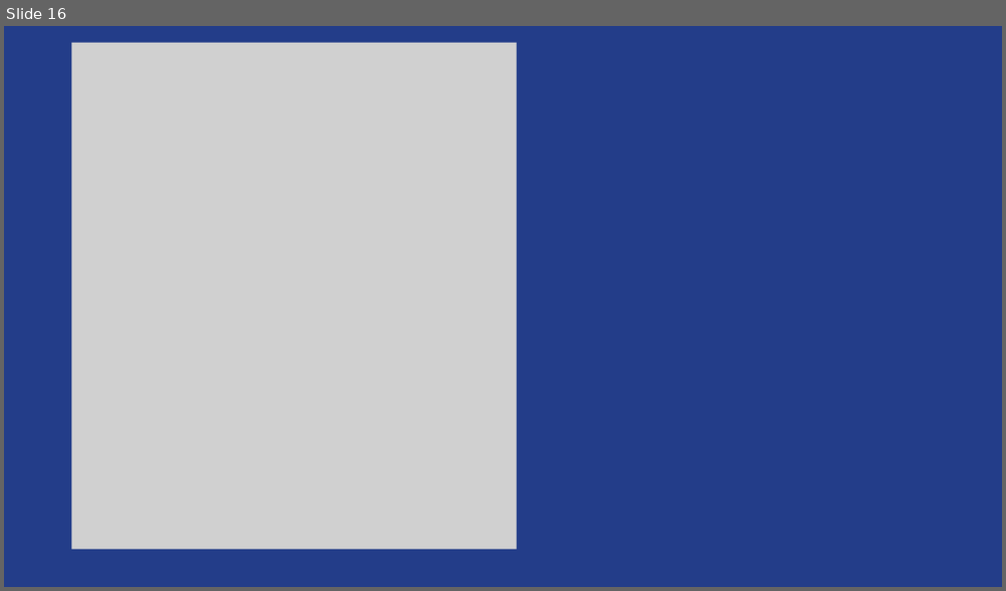
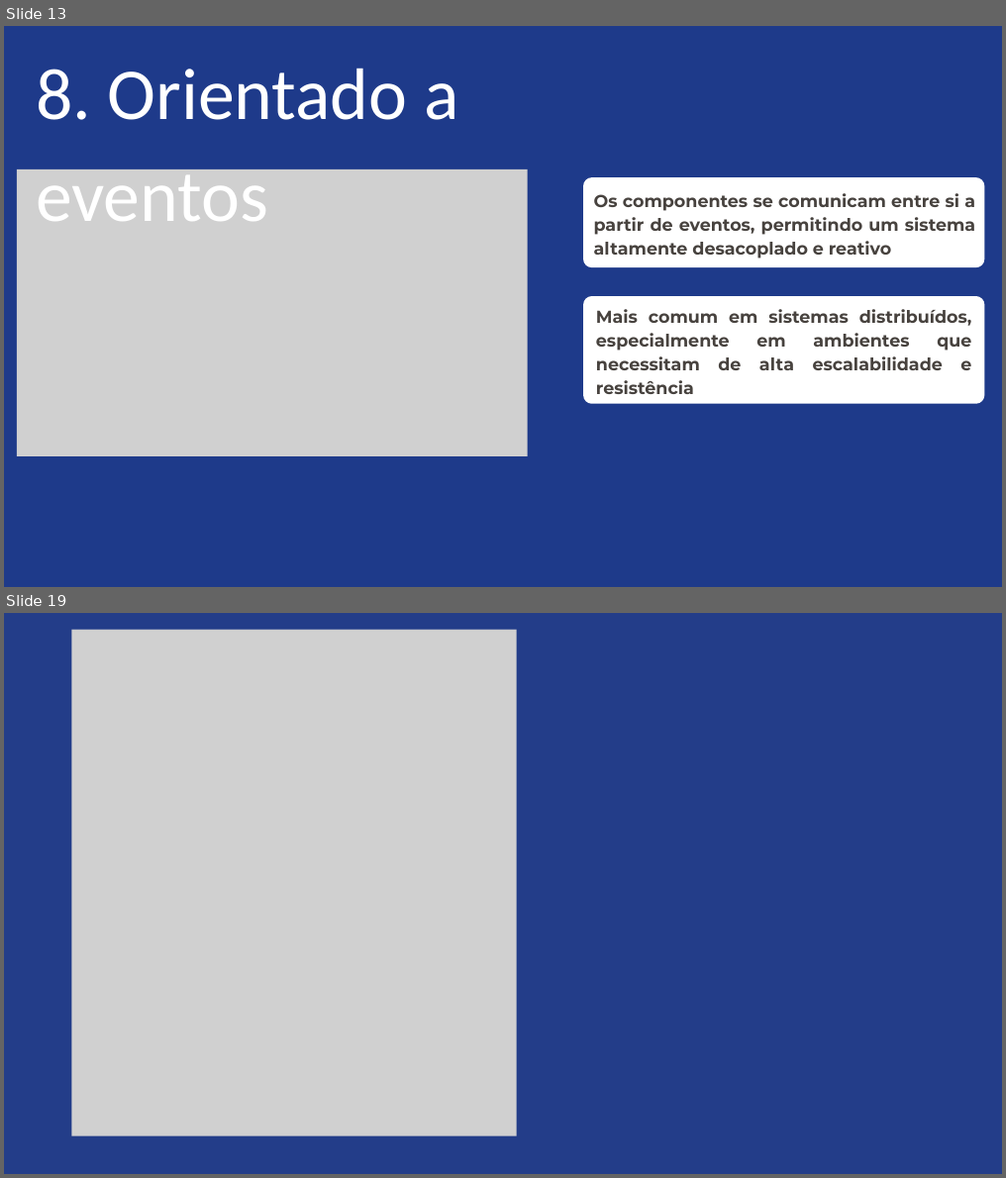
Before and after one commit to Liche008/Eng-Soft2-Grupo2, a slide deck: Apresentacao.pptx. Shown one above the other, each under a label of ours: slide 16 before the commit, slides 13 and 19 after it; the slides between them are not shown. The pictures are 1006x591 and 1006x1178 pixels, drawn with LibreOffice and Linux fonts; fonts in the diff are those of the drawing; grey boxes stand for pictures. Boxes give left, top, right and bottom in pixels: in the first picture for what was removed or moved away, otherwise in the second. Text is boxed around its words. In the diff, an @@ line names an element or a change of style, - is before the commit and + after.

```diff
--- a/Apresentacao.pptx
+++ b/Apresentacao.pptx
@@ slide 13 added at <box>4,26,1002,587</box>, background #1E3A8A @@
@@ text added at <box>36,68,458,221</box>, 105.3 pt, text #FFFFFF @@
+8. Orientado a eventos
@@ picture added at <box>17,170,528,457</box> @@
@@ freeform shape added at <box>583,177,984,268</box>, fill #FFFFFF @@
@@ text added at <box>594,193,975,259</box>, 25 pt, text #47423E, bold @@
+Os componentes se comunicam entre si a partir de eventos, permitindo um sistema altamente desacoplado e reativo
@@ freeform shape added at <box>583,296,984,404</box>, fill #FFFFFF @@
@@ text added at <box>596,309,972,394</box>, 25 pt, text #47423E, bold @@
+Mais comum em sistemas distribuídos, especialmente em ambientes que necessitam de alta escalabilidade e resistência
@@ what was slide 16 is now slide 19 @@
```
Also in this commit, not shown: 10 slides changed, 7 other slides added, 5 slides removed, 1 other file.
